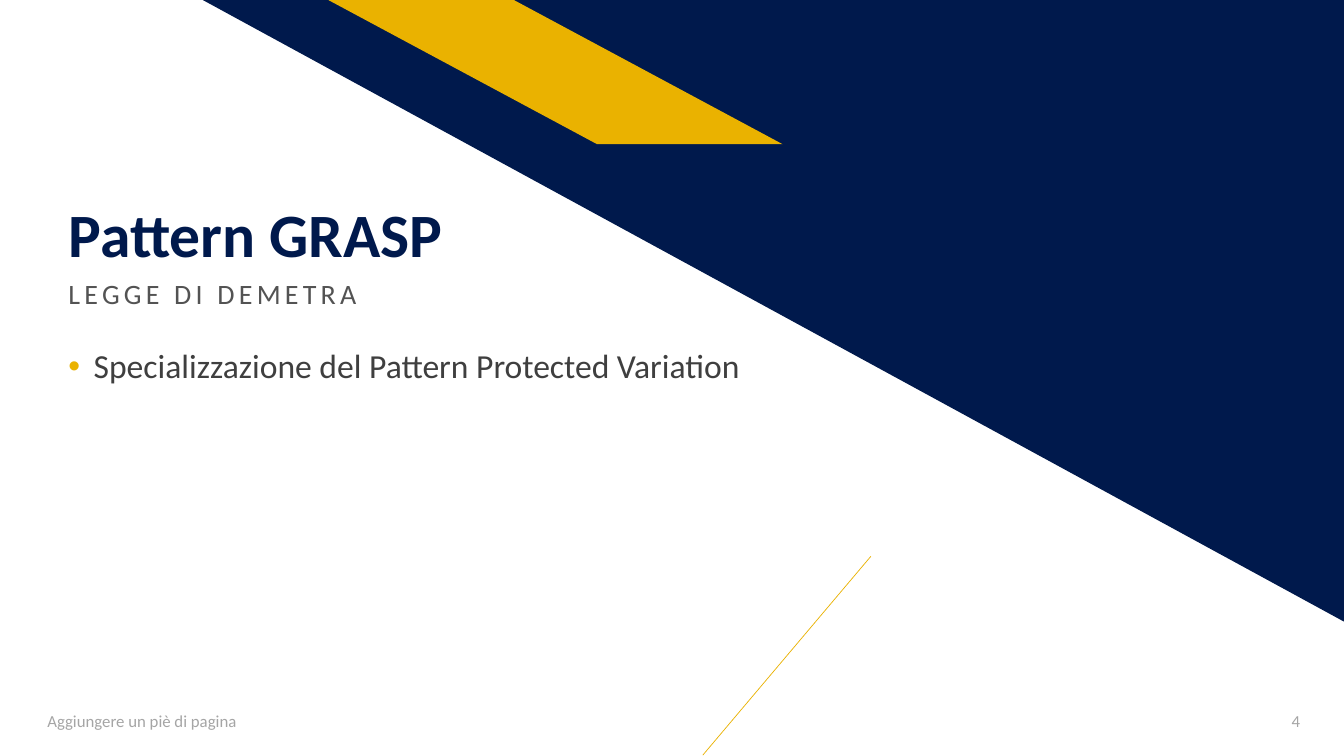
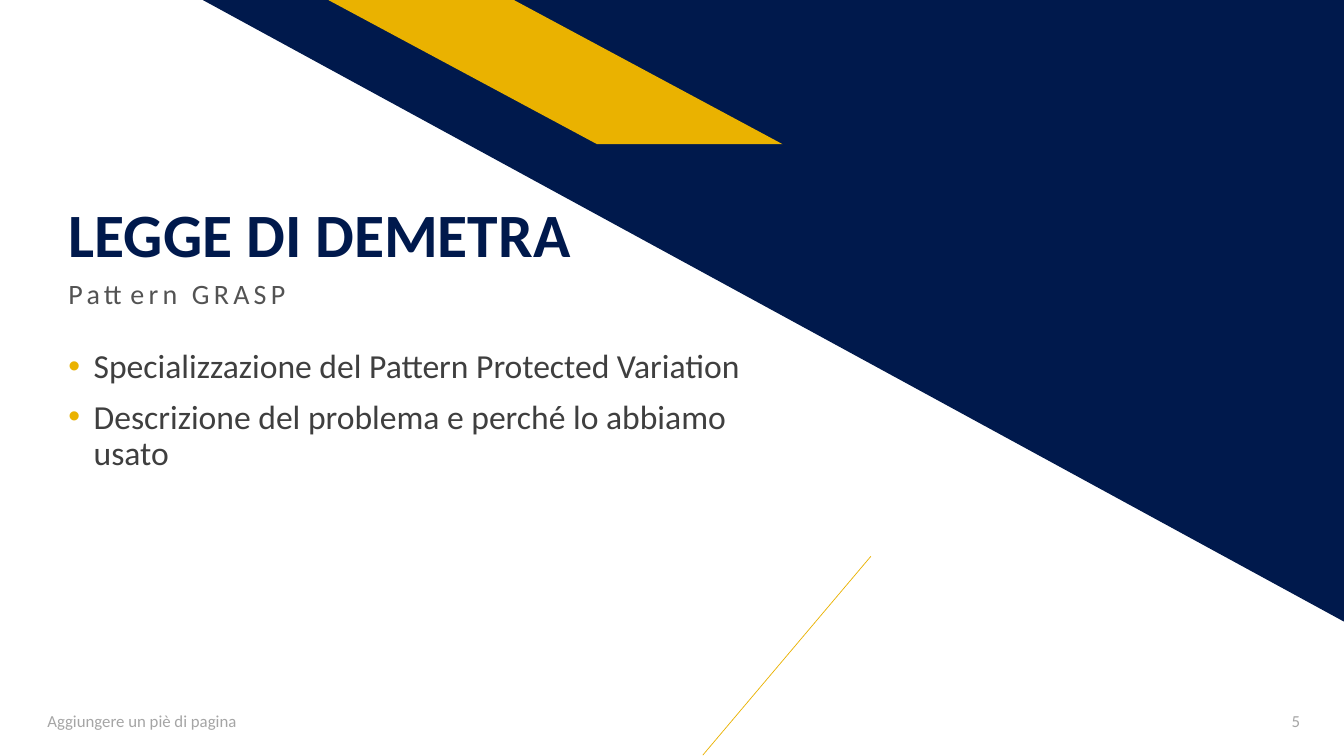
Before and after one commit to salvalai-matteo/EventBookDocumentation, a slide deck: slide 5 of Progetto Ingegneria SW.pptx (slide 4 before the commit). Drawn at 1344x756 pixels with LibreOffice and Linux fonts; fonts in the diff are those of the drawing. Boxes give left, top, right and bottom in pixels: in the first picture for what was removed or moved away, otherwise in the second. Text is boxed around its words. In the diff, an @@ line names an element or a change of style, - is before the commit and + after.

```diff
--- a/Progetto Ingegneria SW.pptx
+++ b/Progetto Ingegneria SW.pptx
@@ title at (69,216,570,258): text changed @@
-Pattern GRASP
+LEGGE DI DEMETRA
@@ text at (68,286,356,304): text changed @@
-LEGGE DI DEMETRA
+Pattern GRASP
@@ text at (94,405,726,466): paragraph added @@
+• Descrizione del problema e perché lo abbiamo usato
@@ page number at (1292,716,1300,727): text changed @@
-4
+5
```
Also in this commit, not shown: 4 other slides changed, 2 slides added, 1 slide removed.
